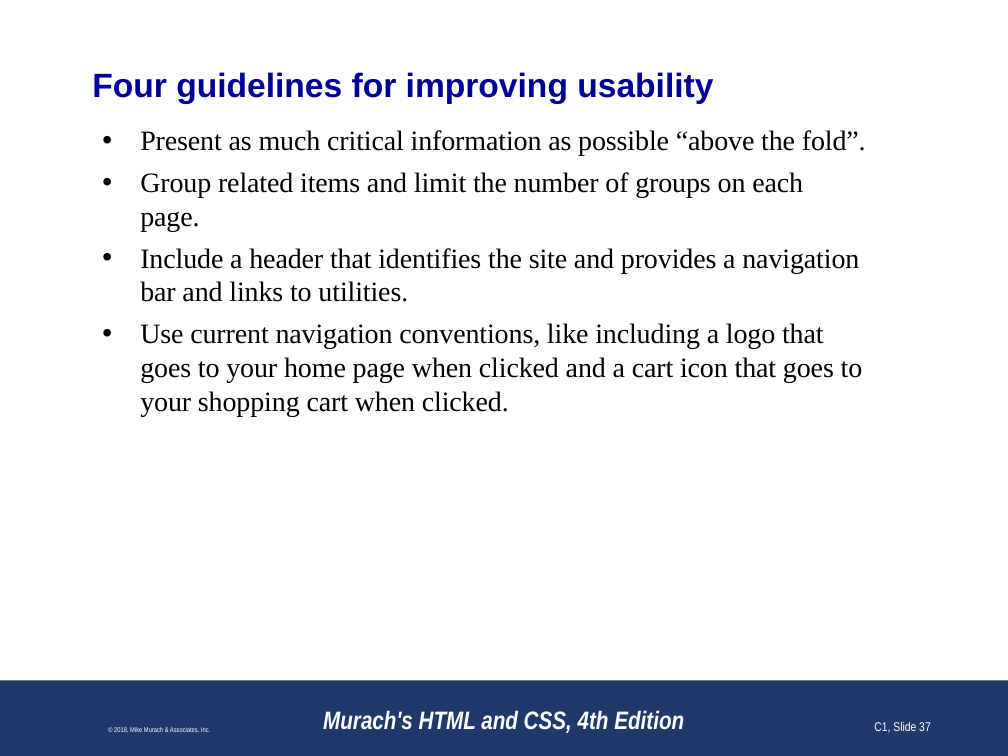
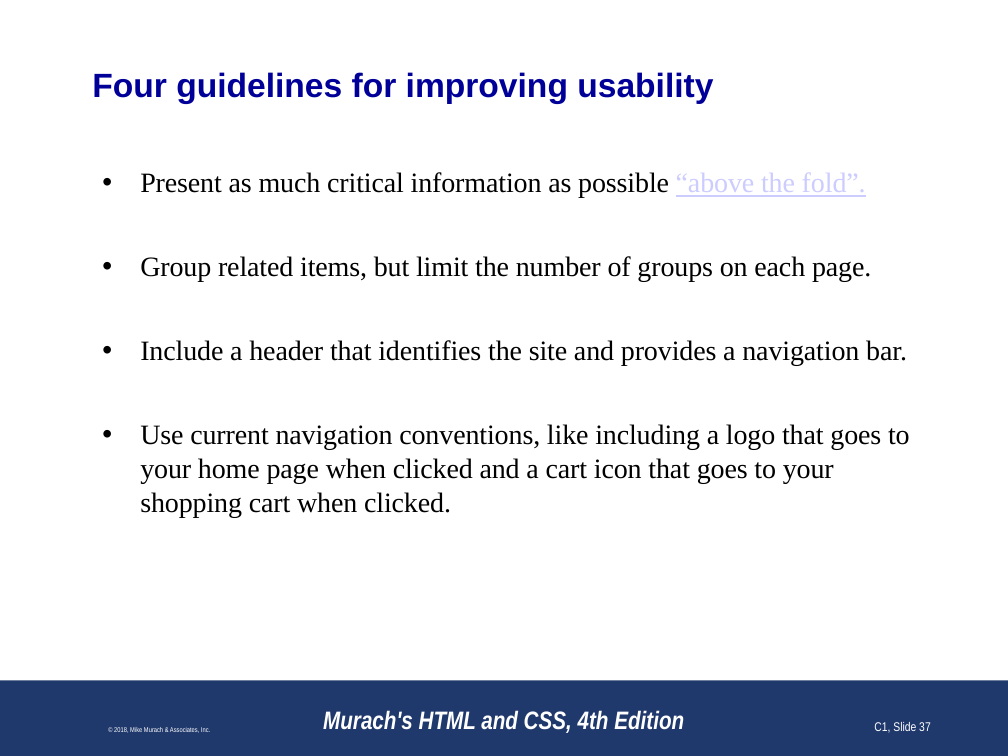
Before and after one commit to paulsmithkc/awd1000_base_lab_and_homework, a slide deck: slide 37 of murach_html_4e/slides/Chapter 1 slides (Revised).pptx. Drawn at 1008x756 pixels with LibreOffice and Linux fonts; fonts in the diff are those of the drawing; background and template pictures are left out. Boxes give left, top, right and bottom in pixels: in the first picture for what was removed or moved away, otherwise in the second. Text is boxed around its words. In the diff, an @@ line names an element or a change of style, - is before the commit and + after.

```diff
--- a/murach_html_4e/slides/Chapter 1 slides (Revised).pptx
+++ b/murach_html_4e/slides/Chapter 1 slides (Revised).pptx
@@ text at bbox=[140, 172, 866, 198]: text colour #000000 to #CCCCFF, underline on in "“above the fold”." @@
@@ text at bbox=[140, 256, 907, 366]: text changed @@
-• Group related items and limit the number of groups on each page.
-• Include a header that identifies the site and provides a navigation bar and links to utilities.
+• Group related items, but limit the number of groups on each page.
+• Include a header that identifies the site and provides a navigation bar.
```
Also in this commit, not shown: 21 other slides changed.
